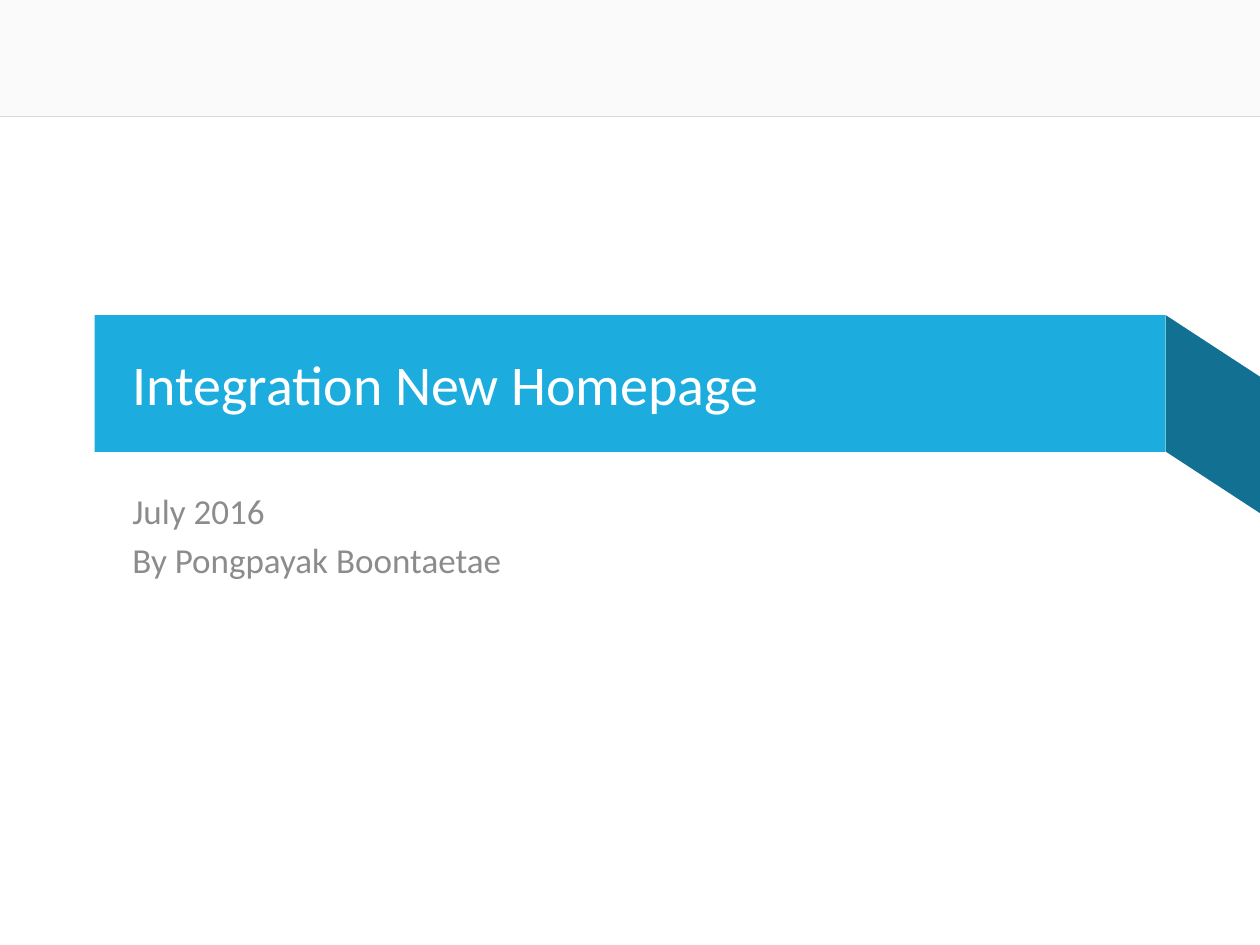
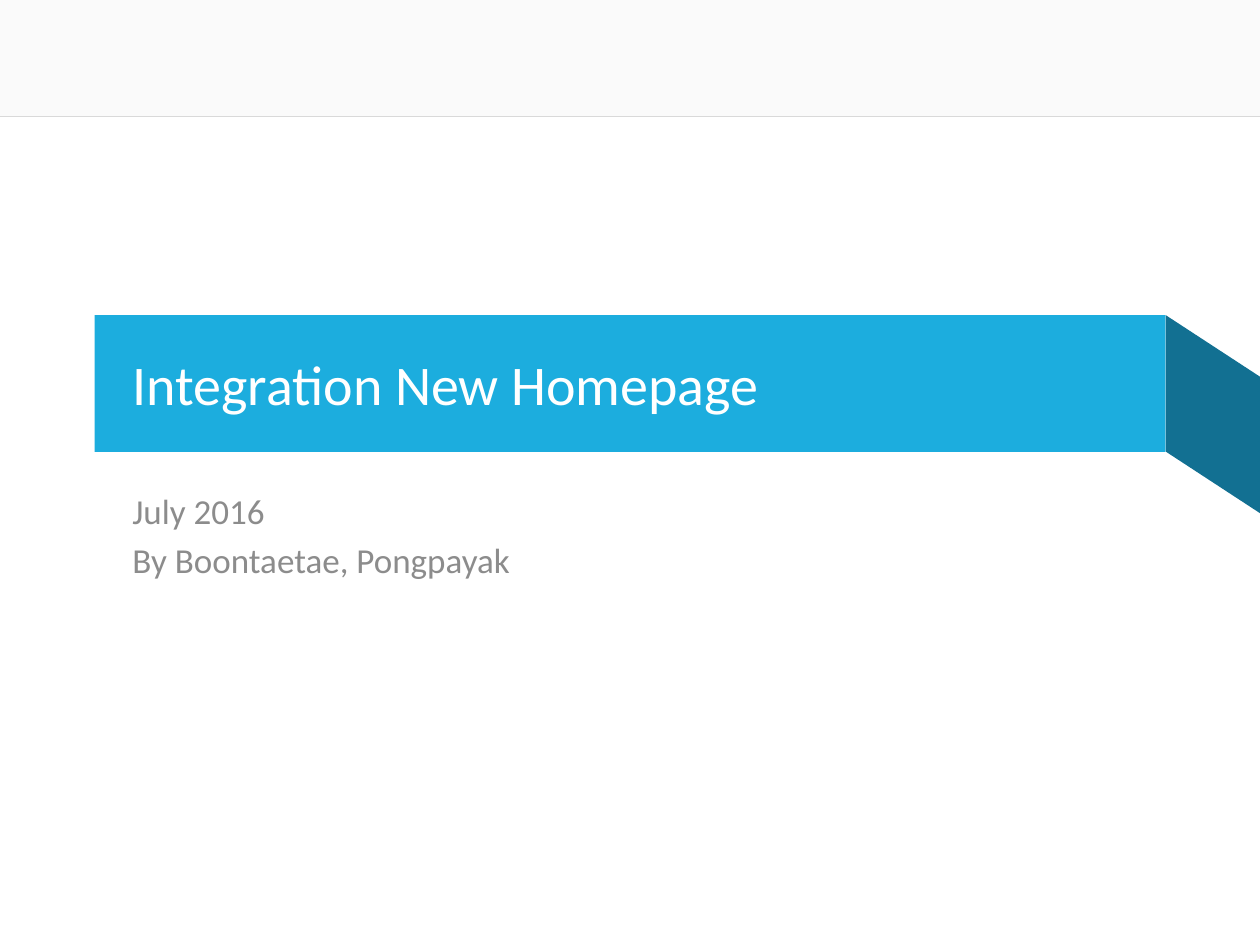
Before and after one commit to donus3/BusGoEveryWhere, a slide deck: slide 1 of Integration New Homepage.pptx. Drawn at 1260x945 pixels with LibreOffice and Linux fonts; fonts in the diff are those of the drawing; background and template pictures are left out. Boxes give left, top, right and bottom in pixels: in the first picture for what was removed or moved away, otherwise in the second. Text is boxed around its words. In the diff, an @@ line names an element or a change of style, - is before the commit and + after.

```diff
--- a/Integration New Homepage.pptx
+++ b/Integration New Homepage.pptx
@@ subtitle at (x1=132, y1=549, x2=509, y2=579): text changed @@
-By Pongpayak Boontaetae
+By Boontaetae, Pongpayak
```
Also in this commit, not shown: 10 other slides changed, 4 slides added, 3 slides removed.
